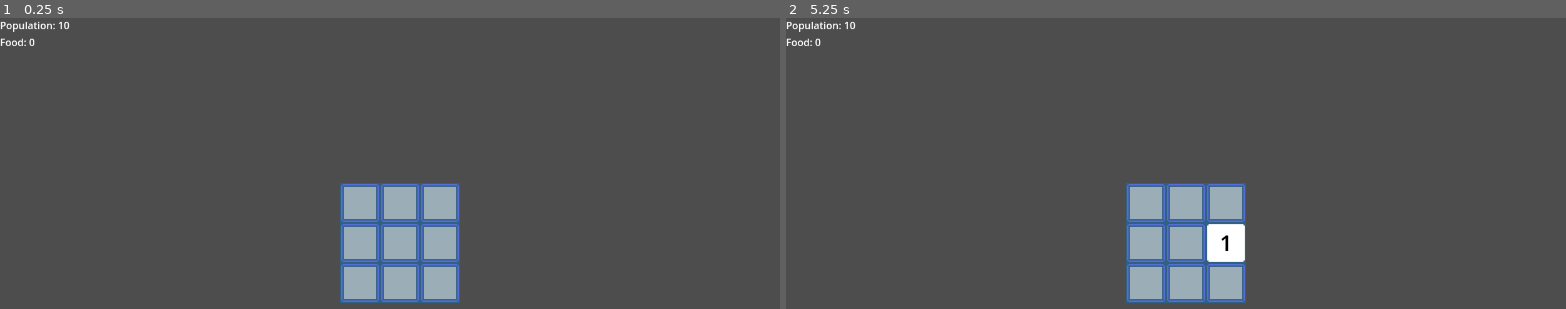
Above: before the commit, frames 1-2 (left to right).
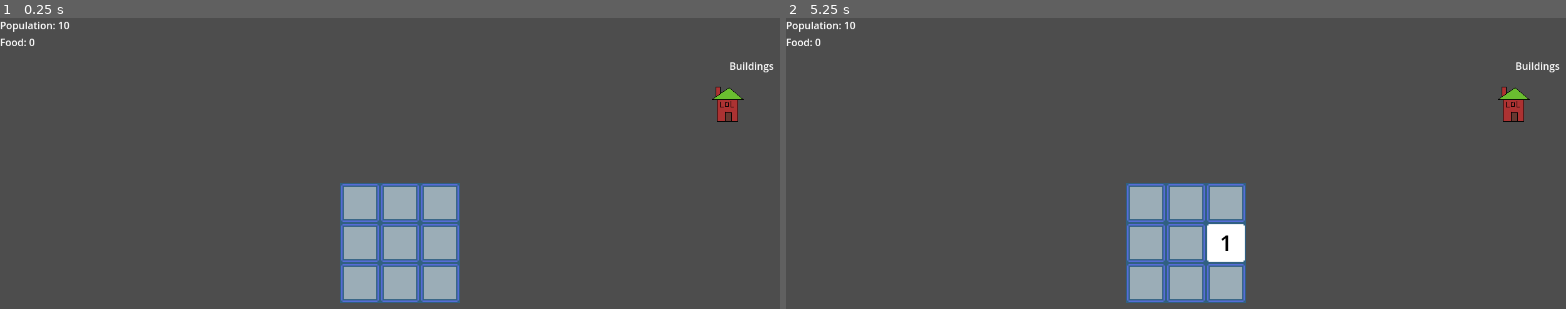
Above: after the commit, the same moments.

Repository: e-lain/MinesweeperDwarves
Game: Godot game, scene res://Main.tscn
Same seed, same stepped clock (60 frames per second), same inputs: the game is played once before the commit and once after it.
Inputs (mouse positions are in pixels of both pictures, inside the frame that each line leads up to):
- Up to frame 1 (0.25 s): no input
- Up to frame 2 (5.25 s): tap Enter at 0.5, 2, 3.5 s; move the mouse to (1363, 221) at 0.52 s; press the mouse at (1363, 221) at 0.53 s; tap Space at 1.25, 2.75, 4.25 s; move the mouse to (1027, 265) at 1.27 s; release the mouse at (1027, 265) at 1.28 s; click (1027, 265) at 1.35 s; move the mouse to (1269, 143) at 2.02 s; hold Right mouse button (right_click) 2.03-2.78 s; click (1269, 143) at 2.3 s; move the mouse to (outside the picture) at 2.77 s; click (outside the picture) at 2.85 s; move the mouse to (outside the picture) at 3.52 s; press the mouse at (outside the picture) at 3.53 s; move the mouse to (949, 175) at 4.27 s; release the mouse at (949, 175) at 4.28 s; right-click (949, 175) at 4.35 s; click (949, 175) at 4.55 s; move the mouse to (1222, 242) at 5.02 s; press the mouse at (1222, 242) at 5.03 s

The runs differ from the first frame. In frame 1, 0.4% of the frame differs, in the area x 91-100%, y 15-36%; in frame 2, 0.4%.

Commit message:
Start building placement implementation. Add grid snapping. TODO: validity collisions, and invalid placement shading

Diff:
--- a/Main.gd
+++ b/Main.gd
@@ -4,11 +4,14 @@
 
 var population = 0
 var food = 0
+var b
+
+signal queue_building(building_name)
 
 # Called when the node enters the scene tree for the first time.
 func _ready():
 	# place board in center with correct offset accounting for tile size and board size
-	var b = Board.instantiate()
+	b = Board.instantiate()
 	var center = get_viewport_rect().size/2
 	var offset = Vector2(center.x-(b.col * b.TILE_SIZE/2), center.y-(b.row * b.TILE_SIZE/2))
 	b.position = offset
@@ -18,3 +21,10 @@
 func _process(delta):
 	get_node("UI/Resources/Population").text = "Population: %d" % [population]
 	get_node("UI/Resources/Food").text = "Food: %d" % [food]
+
+
+func _on_test_building_clicked(event):
+	if event is InputEventMouseButton:
+		if event.is_action_pressed("left_click"):
+			# Signal the board to start building placement for test building
+			queue_building.emit("test")
--- a/Main.tscn
+++ b/Main.tscn
@@ -1,6 +1,7 @@
-[gd_scene load_steps=3 format=3 uid="uid://iqvlmmwy7d46"]
+[gd_scene load_steps=4 format=3 uid="uid://iqvlmmwy7d46"]
 
 [ext_resource type="Script" path="res://main.gd" id="1_rna6o"]
+[ext_resource type="Texture2D" uid="uid://3cwxcuf8gjes" path="res://Assets/PlaceholderBuilding.png" id="2_dmo3i"]
 
 [sub_resource type="Theme" id="Theme_toiel"]
 
@@ -28,8 +29,30 @@
 text = "Food: 0"
 
 [node name="Buildings" type="GridContainer" parent="UI"]
-layout_mode = 0
-offset_left = 1128.0
-offset_top = 2.0
-offset_right = 1277.0
-offset_bottom = 719.0
+layout_mode = 2
+offset_left = 1132.0
+offset_top = 105.0
+offset_right = 1281.0
+offset_bottom = 720.0
+columns = 2
+
+[node name="TestBuilding" type="Sprite2D" parent="UI/Buildings"]
+texture = ExtResource("2_dmo3i")
+centered = false
+
+[node name="Control" type="Control" parent="UI/Buildings/TestBuilding"]
+layout_mode = 3
+anchors_preset = 15
+anchor_right = 1.0
+anchor_bottom = 1.0
+grow_horizontal = 2
+grow_vertical = 2
+
+[node name="Label" type="Label" parent="."]
+offset_left = 1167.0
+offset_top = 65.0
+offset_right = 1238.0
+offset_bottom = 91.0
+text = "Buildings"
+
+[connection signal="gui_input" from="UI/Buildings/TestBuilding/Control" to="." method="_on_test_building_clicked"]
--- a/board.gd
+++ b/board.gd
@@ -1,8 +1,12 @@
 extends Node2D
+
+var Tile = preload("res://Tile.tscn")
+var TestBuilding = preload("res://testBuilding.tscn")
 
 const TILE_SIZE = 64
 
 var build_mode: bool = false
+var placing: bool = false
 
 var row = 3
 var col = 3
@@ -10,7 +14,6 @@
 var bombs_found = 0
 var tiles_uncovered = 0
 var total_tiles = row*col
-var Tile = preload("res://Tile.tscn")
 var tiles
 
 var population = 10
@@ -18,6 +21,7 @@
 
 # Called when the node enters the scene tree for the first time.
 func _ready():
+	get_parent().queue_building.connect(_on_building_queue)
 	randomize()
 	for r in row:
 		for c in col:
@@ -43,3 +47,11 @@
 		print("TODO: LEVEL WIN! BUILD MODE ENGAGED")
 	get_parent().population = population
 	get_parent().food = food
+
+func _on_building_queue(building_name):
+	if build_mode and !placing:
+		if building_name == "test":
+			placing = true
+			print("SIGNAL RECEIVED TO BUILD TEST BUILDING")
+			var tBuilding = TestBuilding.instantiate()
+			add_child(tBuilding)
--- /dev/null
+++ b/testBuilding.gd
@@ -0,0 +1,14 @@
+extends Node2D
+
+const TILE_SIZE = 64
+
+var placed: bool = false
+
+# Called when the node enters the scene tree for the first time.
+func _ready():
+	pass
+
+func _process(delta):
+	var mouse = get_parent().get_local_mouse_position()
+	var snapped = Vector2(snapped(mouse.x-TILE_SIZE/2, TILE_SIZE), snapped(mouse.y-TILE_SIZE/2, TILE_SIZE))
+	position = snapped
--- /dev/null
+++ b/testBuilding.tscn
@@ -0,0 +1,20 @@
+[gd_scene load_steps=4 format=3 uid="uid://bb1nimolmb7ed"]
+
+[ext_resource type="Script" path="res://testBuilding.gd" id="1_rdw3o"]
+[ext_resource type="Texture2D" uid="uid://3cwxcuf8gjes" path="res://Assets/PlaceholderBuilding.png" id="2_ncicm"]
+
+[sub_resource type="RectangleShape2D" id="RectangleShape2D_ynpqt"]
+size = Vector2(64, 64)
+
+[node name="testBuilding" type="Node2D"]
+script = ExtResource("1_rdw3o")
+
+[node name="Sprite2D" type="Sprite2D" parent="."]
+texture = ExtResource("2_ncicm")
+centered = false
+
+[node name="Area2D" type="Area2D" parent="."]
+
+[node name="CollisionShape2D" type="CollisionShape2D" parent="Area2D"]
+position = Vector2(32, 32)
+shape = SubResource("RectangleShape2D_ynpqt")
Binary file added: Assets/PlaceholderBuilding.png
Not shown, added: Assets/PlaceholderBuilding.png.import
